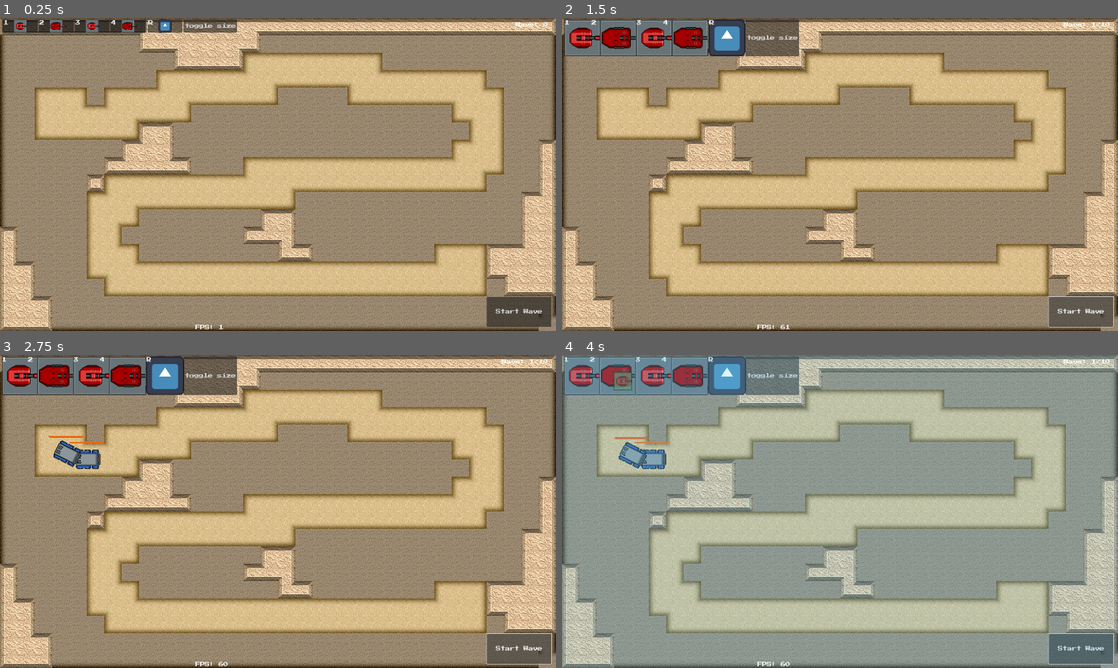
Above: before the commit, frames 1-4 (two rows, left to right).
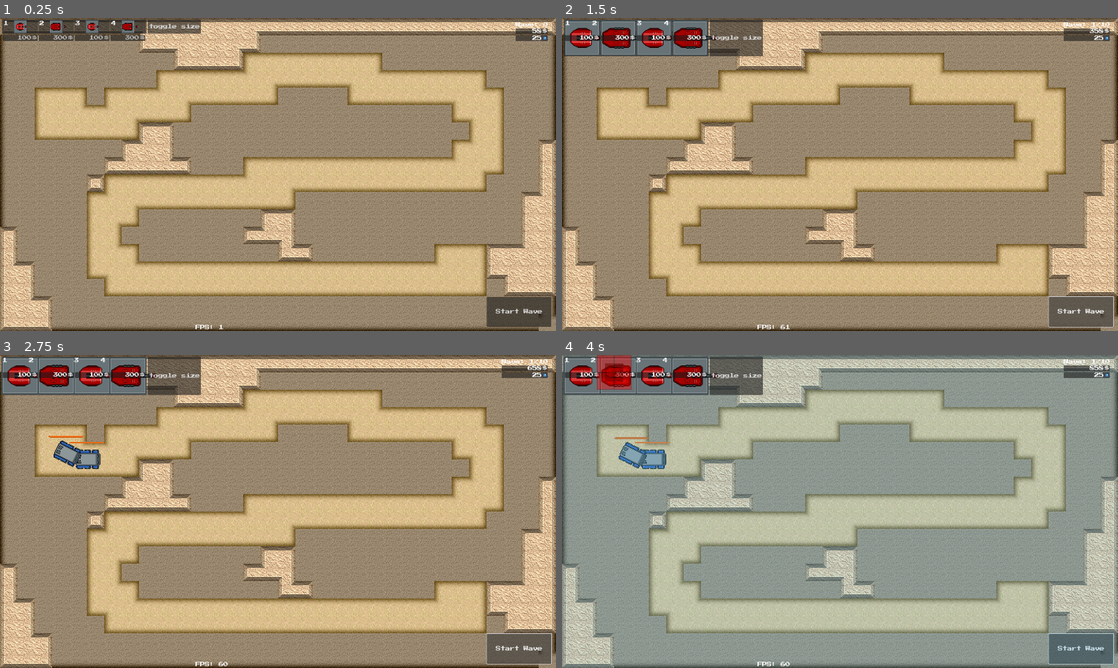
Above: after the commit, the same moments.

Repository: JimmyLoar/Towers-11-G4
Game: Godot game, scene res://game/scenes/defence/defence.tscn
The game is run twice, just before and just after one commit, with the same random seed, the same clock (stepped at 60 frames per second) and the same inputs. The engine's default icon, where the game draws it, is replaced by a stand-in: a white triangle on a blue panel in a dark square.
Inputs (mouse positions are in pixels of both pictures, inside the frame that each line leads up to):
- Up to frame 1 (0.25 s): no input
- Up to frame 2 (1.5 s): click "toggle size" at 0.5 s; click "Start Wave" at 1.25 s
- Up to frame 3 (2.75 s): click "Start Wave" at 2 s
- Up to frame 4 (4 s): click (584, 376) at 2.75 s; click (617, 376) at 3.5 s

The runs differ from the first frame. In frame 1, 1.6% of the frame differs, in the area x 0-99%, y 0-8%; in frame 2, 2.9%; in frame 3, 3.0%; in frame 4, 5.3%, in the area x 0-99%, y 0-13%.

Commit message:
currency update

Diff:
--- a/game/classes/game_resources.gd
+++ b/game/classes/game_resources.gd
@@ -2,6 +2,7 @@
 extends Resource
 
 @export_placeholder("Empty Game Resorce") var _name: String = ""
+@export_placeholder("Preffix") var text_preffix := "$"
 @export_multiline var discription := ""
 @export var icon: Texture
 
--- /dev/null
+++ b/game/database/game_resources/information_data.tres
@@ -0,0 +1,11 @@
+[gd_resource type="Resource" script_class="GameResource" load_steps=3 format=3 uid="uid://bshn34c3v0bfg"]
+
+[ext_resource type="Script" path="res://game/classes/game_resources.gd" id="1_l7r66"]
+[ext_resource type="Texture2D" uid="uid://dw4asl67s2250" path="res://icon.svg" id="1_rvwkx"]
+
+[resource]
+script = ExtResource("1_l7r66")
+_name = "Information"
+text_preffix = " "
+discription = ""
+icon = ExtResource("1_rvwkx")
--- /dev/null
+++ b/game/database/game_resources/player_life.tres
@@ -0,0 +1,12 @@
+[gd_resource type="Resource" script_class="GameResource" load_steps=3 format=3 uid="uid://cy27hxndon86q"]
+
+[ext_resource type="Texture2D" uid="uid://dw4asl67s2250" path="res://icon.svg" id="1_8oeoy"]
+[ext_resource type="Script" path="res://game/classes/game_resources.gd" id="1_pidj4"]
+
+[resource]
+script = ExtResource("1_pidj4")
+_name = "Life"
+text_preffix = " "
+discription = "
+"
+icon = ExtResource("1_8oeoy")
--- a/game/database/tower_upgrades/test/00_main.tres
+++ b/game/database/tower_upgrades/test/00_main.tres
@@ -10,6 +10,7 @@
 discription = ""
 weapon = ExtResource("2_6oxpt")
 projectile = ExtResource("1_63yuw")
+prise = 0
 stat_base_damage = 1
 stat_base_range = 5.0
 stat_base_firerate = 1.0
--- a/game/database/towers/001_test_2.tscn
+++ b/game/database/towers/001_test_2.tscn
@@ -11,6 +11,7 @@
 
 [node name="TowerBody" instance=ExtResource("1_sxwyf")]
 object_name = "Test Tower 2"
+build_prise = 300
 main_icon = ExtResource("2_keusm")
 structure = SubResource("Resource_fsab4")
 _upgrade_main = ExtResource("4_da10q")
--- a/game/resources/theme/main_theme.tres
+++ b/game/resources/theme/main_theme.tres
@@ -12,8 +12,34 @@
 grow_end = 2.0
 thickness = 2
 
+[sub_resource type="StyleBoxFlat" id="StyleBoxFlat_otv4o"]
+content_margin_left = 0.0
+content_margin_top = 0.0
+content_margin_right = 0.0
+content_margin_bottom = 0.0
+bg_color = Color(0.1, 0.1, 0.1, 0.6)
+corner_radius_top_left = 3
+corner_radius_top_right = 3
+corner_radius_bottom_right = 3
+corner_radius_bottom_left = 3
+corner_detail = 5
+
+[sub_resource type="StyleBoxFlat" id="StyleBoxFlat_eyc47"]
+content_margin_left = 2.0
+content_margin_top = 2.0
+content_margin_right = 2.0
+content_margin_bottom = 2.0
+bg_color = Color(0.1, 0.1, 0.1, 0.6)
+corner_radius_top_left = 3
+corner_radius_top_right = 3
+corner_radius_bottom_right = 3
+corner_radius_bottom_left = 3
+corner_detail = 5
+
 [resource]
 default_font = ExtResource("1_rb7yf")
 default_font_size = 16
 HSeparator/constants/separation = -6
 HSeparator/styles/separator = SubResource("StyleBoxLine_wgmug")
+Panel/styles/panel = SubResource("StyleBoxFlat_otv4o")
+PanelContainer/styles/panel = SubResource("StyleBoxFlat_eyc47")
--- a/game/scenes/defence/defence.gd
+++ b/game/scenes/defence/defence.gd
@@ -20,6 +20,7 @@
 	self.add_child(active_object)
 	active_object.modulate = Color(1, 1, 1, 0)
 	init_level()
+	GlobalData.set_resource_value(GlobalData.ResourcesType.PLAYER_LIFE, 25)
 
 
 func init_level():
--- a/game/scenes/defence/ui/tower_information/tower_information_display.tscn
+++ b/game/scenes/defence/ui/tower_information/tower_information_display.tscn
@@ -8,7 +8,7 @@
 
 [node name="InformationDisplay" type="PanelContainer"]
 clip_contents = true
-custom_minimum_size = Vector2(400, 960)
+custom_minimum_size = Vector2(400, 900)
 anchors_preset = 4
 anchor_top = 0.5
 anchor_bottom = 0.5
@@ -17,14 +17,13 @@
 offset_right = 409.0
 offset_bottom = 530.0
 grow_vertical = 2
-size_flags_horizontal = 0
+size_flags_horizontal = 3
+size_flags_vertical = 3
 script = ExtResource("1_tbxkw")
 
 [node name="VBoxContainer" type="VBoxContainer" parent="."]
-custom_minimum_size = Vector2(390, 1000)
+custom_minimum_size = Vector2(390, 0)
 layout_mode = 2
-size_flags_horizontal = 4
-size_flags_vertical = 4
 theme_override_constants/separation = 6
 
 [node name="NameLabel" type="Label" parent="VBoxContainer"]
--- a/game/scenes/defence/ui/tower_selecter/selecter_item.gd
+++ b/game/scenes/defence/ui/tower_selecter/selecter_item.gd
@@ -1,12 +1,12 @@
 extends Button
 
-@export var test_prise := 10
+@export var prise := 10
 @export var texture_file : Texture
 
 @onready var icon_texture: TextureRect = $VBoxContainer/IconTexture
 @onready var num_indicate: Label = $VBoxContainer/IconTexture/NumIndicate
-@onready var prise_label: Label = $VBoxContainer/Prise
 
+@onready var resource_display: PanelContainer = $ResourceDisplay
 
 
 func _init():
@@ -25,7 +25,24 @@
 	self.shortcut = Shortcut.new()
 	self.shortcut.events.append(event)
 
+	EventBus.ui_resource_value_changed.connect(check_on_enough_value)
+
 
 
 func _update(tower: TowerBody):
 	icon_texture.texture = tower.get_icon()
+
+
+func set_prise(value):
+	prise = value
+	resource_display.set_prise(prise)
+
+
+func check_on_enough_value(type, check):
+	if prise > check:
+		self.disabled = true
+		resource_display.modulate = Color.GRAY
+
+	else:
+		self.disabled = false
+		resource_display.modulate = Color.WHITE
--- a/game/scenes/defence/ui/tower_selecter/selecter_item.tscn
+++ b/game/scenes/defence/ui/tower_selecter/selecter_item.tscn
@@ -1,8 +1,9 @@
-[gd_scene load_steps=6 format=3 uid="uid://d3ad5fq0ih4y4"]
+[gd_scene load_steps=7 format=3 uid="uid://d3ad5fq0ih4y4"]
 
 [ext_resource type="Script" path="res://game/scenes/defence/ui/tower_selecter/selecter_item.gd" id="1_uivdh"]
 [ext_resource type="Texture2D" uid="uid://dw4asl67s2250" path="res://icon.svg" id="1_xxxa8"]
 [ext_resource type="FontFile" uid="uid://v76f8dvtdpqj" path="res://assets/fonts/press_start_2p-regular.ttf" id="2_u1xt2"]
+[ext_resource type="PackedScene" uid="uid://ddtr5rv7asbxy" path="res://game/scenes/ui/resources display/resources_display.tscn" id="4_pmvkn"]
 
 [sub_resource type="InputEventKey" id="InputEventKey_jonyb"]
 keycode = 52
@@ -12,7 +13,7 @@
 
 [node name="SelecterItem" type="Button"]
 custom_minimum_size = Vector2(120, 44)
-offset_right = 40.0
+offset_right = 120.0
 offset_bottom = 44.0
 size_flags_horizontal = 3
 focus_mode = 0
@@ -21,7 +22,8 @@
 script = ExtResource("1_uivdh")
 
 [node name="VBoxContainer" type="VBoxContainer" parent="."]
-layout_mode = 0
+layout_mode = 1
+anchors_preset = 15
 anchor_right = 1.0
 anchor_bottom = 1.0
 grow_horizontal = 2
@@ -44,16 +46,29 @@
 layout_mode = 0
 offset_left = 2.0
 offset_top = 3.0
-offset_right = 42.0
+offset_right = 37.0
 offset_bottom = 19.0
 
-[node name="Prise" type="Label" parent="VBoxContainer"]
+[node name="Prise" type="Label" parent="VBoxContainer/IconTexture"]
 visible = false
 layout_mode = 2
+offset_top = 28.0
+offset_right = 120.0
+offset_bottom = 44.0
 theme_override_colors/font_outline_color = Color(0, 0, 0, 1)
 theme_override_constants/outline_size = 1
 theme_override_fonts/font = ExtResource("2_u1xt2")
 theme_override_font_sizes/font_size = 13
-text = "$99999999"
-horizontal_alignment = 1
+text = "9999"
+horizontal_alignment = 2
 vertical_alignment = 1
+
+[node name="ResourceDisplay" parent="." instance=ExtResource("4_pmvkn")]
+layout_mode = 2
+anchors_preset = 0
+anchor_right = 0.0
+anchor_bottom = 0.0
+offset_top = 51.0
+offset_right = 120.0
+offset_bottom = 71.0
+mouse_filter = 2
--- a/game/scenes/defence/ui/tower_selecter/tower_selecter.gd
+++ b/game/scenes/defence/ui/tower_selecter/tower_selecter.gd
@@ -51,6 +51,9 @@
 		if not child.is_connected("pressed", Callable(self, "_pressed_button")):
 			child.pressed.connect(_pressed_button.bind(child.get_index()))
 
+		var tower_index = GlobalData.towers_selected[child.get_index()]
+		var tower: TowerBody = Towers.get_instanced_object(tower_index)
+		child.set_prise(tower.build_prise)
 
 
 func _pressed_button(index):
@@ -61,7 +64,6 @@
 	emit_signal("tower_selected", send_value)
 
 
-
 func _on_toggle_button_pressed() -> void:
 	var tween = create_tween()
 	var final_size = Vector2(self.size.x, self.size.y)
--- a/game/scenes/defence/ui/tower_selecter/tower_selecter.tscn
+++ b/game/scenes/defence/ui/tower_selecter/tower_selecter.tscn
@@ -1,16 +1,8 @@
-[gd_scene load_steps=8 format=3 uid="uid://i17tol7rfss4"]
+[gd_scene load_steps=4 format=3 uid="uid://i17tol7rfss4"]
 
 [ext_resource type="PackedScene" uid="uid://d3ad5fq0ih4y4" path="res://game/scenes/defence/ui/tower_selecter/selecter_item.tscn" id="1_j375g"]
 [ext_resource type="Script" path="res://game/scenes/defence/ui/tower_selecter/tower_selecter.gd" id="1_kqvum"]
 [ext_resource type="Texture2D" uid="uid://dw4asl67s2250" path="res://icon.svg" id="3_e33mn"]
-
-[sub_resource type="ButtonGroup" id="ButtonGroup_vnuw7"]
-
-[sub_resource type="ButtonGroup" id="ButtonGroup_cr1th"]
-
-[sub_resource type="ButtonGroup" id="ButtonGroup_m1pt3"]
-
-[sub_resource type="ButtonGroup" id="ButtonGroup_ssprq"]
 
 [node name="TowerSelecter" type="HBoxContainer"]
 offset_left = 6.0
@@ -28,7 +20,6 @@
 mouse_filter = 2
 
 [node name="BuildButtons" type="HBoxContainer" parent="BG"]
-clip_contents = true
 custom_minimum_size = Vector2(492, 44)
 layout_mode = 2
 size_flags_horizontal = 4
@@ -37,21 +28,18 @@
 
 [node name="SelecterItem" parent="BG/BuildButtons" instance=ExtResource("1_j375g")]
 layout_mode = 2
-button_group = SubResource("ButtonGroup_vnuw7")
 
 [node name="SelecterItem2" parent="BG/BuildButtons" instance=ExtResource("1_j375g")]
 layout_mode = 2
-button_group = SubResource("ButtonGroup_cr1th")
 
 [node name="SelecterItem3" parent="BG/BuildButtons" instance=ExtResource("1_j375g")]
 layout_mode = 2
-button_group = SubResource("ButtonGroup_m1pt3")
 
 [node name="SelecterItem4" parent="BG/BuildButtons" instance=ExtResource("1_j375g")]
 layout_mode = 2
-button_group = SubResource("ButtonGroup_ssprq")
 
 [node name="ClearItem" type="Button" parent="."]
+visible = false
 modulate = Color(1, 1, 0.972549, 1)
 custom_minimum_size = Vector2(120, 44)
 layout_mode = 2
--- a/game/scenes/defence/ui/tower_upgrade/upgrade_item.gd
+++ b/game/scenes/defence/ui/tower_upgrade/upgrade_item.gd
@@ -1,17 +1,40 @@
 extends PanelContainer
 
 signal upgrade_selected(index)
+const key_indexs = [KEY_Q, KEY_W, KEY_E]
 
 var prise := 0
 
 @onready var label: Label = $HBoxContainer/Label
-@onready var button: Button = $HBoxContainer/Button
+@onready var button: Button = $HBoxContainer/VBox/Button
+@onready var resource_display: PanelContainer = $HBoxContainer/VBox/ResourceDisplay
+
+
+func _ready() -> void:
+	EventBus.ui_resource_value_changed.connect(check_on_enough_value)
 
 
 func _on_button_pressed() -> void:
+	GlobalData.change_resource_value(GlobalData.ResourcesType.MONEY, - prise)
 	emit_signal("upgrade_selected", self.get_index() - 1)
 
 
 func set_upgrade(upgrade: TowerUpgrade):
 	label.text = "%s" % upgrade.name
-	button.text = "$%s" % upgrade.prise
+	prise = upgrade.prise
+	resource_display.set_prise(prise)
+
+	var key_index = key_indexs[self.get_index() - 1]
+	button.text = "Buy [%s]" % char(key_index)
+	button.shortcut = Shortcut.new()
+	var input = InputEventKey.new()
+	input.keycode = key_index
+	button.shortcut.events.append(input)
+
+
+func check_on_enough_value(type, check):
+	if prise > check:
+		button.disabled = true
+
+	else:
+		button.disabled = false
--- a/game/scenes/defence/ui/tower_upgrade/upgrade_item.tscn
+++ b/game/scenes/defence/ui/tower_upgrade/upgrade_item.tscn
@@ -1,7 +1,8 @@
-[gd_scene load_steps=5 format=3 uid="uid://dc4l8xoctob6n"]
+[gd_scene load_steps=8 format=3 uid="uid://dc4l8xoctob6n"]
 
 [ext_resource type="Texture2D" uid="uid://dw4asl67s2250" path="res://icon.svg" id="1_pxvfn"]
 [ext_resource type="Script" path="res://game/scenes/defence/ui/tower_upgrade/upgrade_item.gd" id="1_x5yt0"]
+[ext_resource type="PackedScene" uid="uid://ddtr5rv7asbxy" path="res://game/scenes/ui/resources display/resources_display.tscn" id="3_1wa6q"]
 
 [sub_resource type="StyleBoxFlat" id="StyleBoxFlat_rmgl7"]
 bg_color = Color(0.733333, 0.733333, 0.733333, 0.407843)
@@ -23,6 +24,11 @@
 [sub_resource type="LabelSettings" id="LabelSettings_yl0sf"]
 outline_size = 2
 outline_color = Color(0, 0, 0, 1)
+
+[sub_resource type="InputEventKey" id="InputEventKey_qnh7s"]
+
+[sub_resource type="Shortcut" id="Shortcut_dnn87"]
+events = [SubResource("InputEventKey_qnh7s")]
 
 [node name="UpgradeItem" type="PanelContainer"]
 offset_right = 339.0
@@ -51,10 +57,17 @@
 vertical_alignment = 1
 autowrap_mode = 2
 
-[node name="Button" type="Button" parent="HBoxContainer"]
+[node name="VBox" type="VBoxContainer" parent="HBoxContainer"]
+layout_mode = 2
+
+[node name="ResourceDisplay" parent="HBoxContainer/VBox" instance=ExtResource("3_1wa6q")]
+layout_mode = 2
+
+[node name="Button" type="Button" parent="HBoxContainer/VBox"]
 custom_minimum_size = Vector2(120, 36)
 layout_mode = 2
 size_flags_vertical = 4
-text = "300$"
+shortcut = SubResource("Shortcut_dnn87")
+text = "Buy [U]"
 
-[connection signal="pressed" from="HBoxContainer/Button" to="." method="_on_button_pressed"]
+[connection signal="pressed" from="HBoxContainer/VBox/Button" to="." method="_on_button_pressed"]
--- a/game/scenes/defence/ui/ui.gd
+++ b/game/scenes/defence/ui/ui.gd
@@ -76,11 +76,11 @@
 
 
 func _on_build_cursor_pressed(point_position: Vector2, rotate_side: int):
-	if _is_destroy:
-		emit_signal("tower_distroed", point_position)
+	var tower: TowerBody = Towers.get_instanced_object(selected_tower_index)
+	if _posibility_build and GlobalData.has_resource_value(GlobalData.ResourcesType.MONEY, tower.build_prise):
+		GlobalData.change_resource_value(GlobalData.ResourcesType.MONEY, - tower.build_prise)
+		emit_signal("tower_builded", selected_tower_index, point_position, rotate_side)
 
-	elif _posibility_build:
-		emit_signal("tower_builded", selected_tower_index, point_position, rotate_side)
 
 
 func _on_build_cursor_intersection_change(has_intersection) -> void:
--- a/game/scenes/defence/ui/ui.tscn
+++ b/game/scenes/defence/ui/ui.tscn
@@ -1,9 +1,10 @@
-[gd_scene load_steps=8 format=3 uid="uid://brka2gx5mpoju"]
+[gd_scene load_steps=9 format=3 uid="uid://brka2gx5mpoju"]
 
 [ext_resource type="Script" path="res://game/scenes/defence/ui/ui.gd" id="1_ho82q"]
 [ext_resource type="PackedScene" uid="uid://i17tol7rfss4" path="res://game/scenes/defence/ui/tower_selecter/tower_selecter.tscn" id="2_pghhm"]
 [ext_resource type="PackedScene" uid="uid://bxy0nxusf62dk" path="res://game/scenes/defence/ui/build_cursor.tscn" id="3_upu7a"]
 [ext_resource type="PackedScene" uid="uid://djvws5mhfk6gf" path="res://game/scenes/defence/ui/tower_information/tower_information_display.tscn" id="4_2as01"]
+[ext_resource type="PackedScene" uid="uid://ddtr5rv7asbxy" path="res://game/scenes/ui/resources display/resources_display.tscn" id="4_jgcov"]
 [ext_resource type="Script" path="res://game/scenes/defence/debug_ui.gd" id="5_hns6f"]
 
 [sub_resource type="GDScript" id="GDScript_6nd35"]
@@ -36,9 +37,6 @@
 [node name="UI" type="CanvasLayer"]
 script = ExtResource("1_ho82q")
 
-[node name="TowerSelecter" parent="." instance=ExtResource("2_pghhm")]
-offset_right = 818.0
-
 [node name="Background" type="ColorRect" parent="."]
 visible = false
 anchors_preset = 15
@@ -48,6 +46,9 @@
 grow_vertical = 2
 color = Color(1, 0.568627, 0.568627, 0.235294)
 script = SubResource("GDScript_6nd35")
+
+[node name="TowerSelecter" parent="." instance=ExtResource("2_pghhm")]
+offset_right = 818.0
 
 [node name="BuildCursor" parent="." instance=ExtResource("3_upu7a")]
 
@@ -67,12 +68,22 @@
 script = SubResource("GDScript_na1a7")
 
 [node name="Live" type="Label" parent="VBoxContainer"]
+visible = false
 layout_mode = 2
 
 [node name="Money" type="Label" parent="VBoxContainer"]
+visible = false
 layout_mode = 2
 
+[node name="Control" parent="VBoxContainer" instance=ExtResource("4_jgcov")]
+layout_mode = 2
+
+[node name="Control2" parent="VBoxContainer" instance=ExtResource("4_jgcov")]
+layout_mode = 2
+resource_type = 555
+
 [node name="InformationDisplay" parent="." instance=ExtResource("4_2as01")]
+offset_top = -456.0
 
 [node name="VBoxContainer2" type="VBoxContainer" parent="."]
 offset_left = 675.0
--- a/game/scenes/tower/cell_object.gd
+++ b/game/scenes/tower/cell_object.gd
@@ -24,6 +24,7 @@
 
 #@export_group("Ojbect", "object")
 @export_placeholder("Name") var object_name: String = ""
+@export_range(0, 100, 1, "or_greater") var build_prise = 100
 
 @export_group("Textures", "textures_")
 @export var main_icon : Texture
--- /dev/null
+++ b/game/scenes/ui/resources display/resources_display.gd
@@ -0,0 +1,46 @@
+extends PanelContainer
+
+@export var resource_type:  GlobalData.ResourcesType = GlobalData.ResourcesType.MONEY
+@export var prise := -1
+
+@onready var icon: TextureRect = $HBoxContainer/Icon
+@onready var preffix_label: Label = $HBoxContainer/Preffix
+@onready var value_label: Label = $HBoxContainer/Value
+
+
+func _ready() -> void:
+	update_data()
+	EventBus.ui_resource_value_changed.connect(_on_resource_amount_changed)
+
+
+func update_data(type: GlobalData.ResourcesType = resource_type) -> void:
+	var data: GameResource = GlobalData.RESOURCE_DATA[type]
+	icon.texture = data.icon
+	if not data.icon:
+		icon.visible = false
+		preffix_label.visible = true
+		preffix_label.text = data.text_preffix
+
+	else:
+		icon.visible = true
+		icon.texture = data.icon
+		preffix_label.visible = false
+
+	update_value(type)
+
+
+func update_value(type: GlobalData.ResourcesType = resource_type) -> void:
+	var value := GlobalData.get_resource_value(type)
+	value_label.text = "%s" % [value if prise < 0 else prise]
+
+
+func set_prise(value: int):
+	prise = value
+	update_value()
+
+
+func _on_resource_amount_changed(type, new_value):
+	if type != resource_type:
+		return
+
+	update_data(type)
--- /dev/null
+++ b/game/scenes/ui/resources display/resources_display.tscn
@@ -0,0 +1,43 @@
+[gd_scene load_steps=3 format=3 uid="uid://ddtr5rv7asbxy"]
+
+[ext_resource type="Script" path="res://game/scenes/ui/resources display/resources_display.gd" id="1_0d81j"]
+[ext_resource type="Texture2D" uid="uid://dw4asl67s2250" path="res://icon.svg" id="1_1srl6"]
+
+[node name="ResourceDisplay" type="PanelContainer"]
+anchors_preset = 15
+anchor_right = 1.0
+anchor_bottom = 1.0
+offset_right = -1910.0
+offset_bottom = -1057.0
+grow_horizontal = 2
+grow_vertical = 2
+script = ExtResource("1_0d81j")
+
+[node name="HBoxContainer" type="HBoxContainer" parent="."]
+layout_mode = 2
+mouse_filter = 2
+
+[node name="Value" type="Label" parent="HBoxContainer"]
+layout_mode = 2
+size_flags_horizontal = 3
+size_flags_vertical = 1
+horizontal_alignment = 2
+vertical_alignment = 1
+
+[node name="Preffix" type="Label" parent="HBoxContainer"]
+layout_mode = 2
+vertical_alignment = 1
+
+[node name="Icon" type="TextureRect" parent="HBoxContainer"]
+visible = false
+custom_minimum_size = Vector2(2.245, 0)
+layout_mode = 2
+mouse_filter = 2
+texture = ExtResource("1_1srl6")
+expand_mode = 3
+stretch_mode = 6
+
+[node name="Panel" type="Panel" parent="."]
+visible = false
+layout_mode = 2
+mouse_filter = 2
--- a/game/singletones/global_data.gd
+++ b/game/singletones/global_data.gd
@@ -9,25 +9,38 @@
 var towers_selected: Array = [0, 1, 0, 1] #tower indexs
 
 
-enum ResourcesType{MONEY = 100, INFORMATION = 128}
+enum ResourcesType{MONEY = 100, INFORMATION = 128, PLAYER_LIFE = 555}
 const RESOURCE_DATA = {
 	ResourcesType.MONEY: preload("res://game/database/game_resources/money_data.tres"),
+	ResourcesType.INFORMATION: preload("res://game/database/game_resources/information_data.tres"),
+	ResourcesType.PLAYER_LIFE: preload("res://game/database/game_resources/player_life.tres"),
 }
 var _resource_value := Dictionary()
 
 
-func get_resource_value(resouce_type: GlobalData.ResourcesType) -> int:
-	if _resource_value.has(resouce_type):
-		return _resource_value[resouce_type]
+func _physics_process(delta: float) -> void:
+	var type = ResourcesType.MONEY
+	change_resource_value(type, 2)
+
+
+func get_resource_value(resource_type: GlobalData.ResourcesType) -> int:
+	if _resource_value.has(resource_type):
+		return _resource_value[resource_type]
 	return 0
 
 
-func change_resource_value(resouce_type: GlobalData.ResourcesType, on_value: int) -> void:
+func set_resource_value(type: ResourcesType, value):
+	_resource_value[type] = float(value)
+	EventBus.emit_signal("ui_resource_value_changed", type, value)
+
+
+func change_resource_value(resouce_type: GlobalData.ResourcesType, on_value: float) -> void:
 	if _resource_value.has(resouce_type):
 		_resource_value[resouce_type] += on_value
-	else:
-		_resource_value[resouce_type] = on_value
-	EventBus.emit_signal("ui_resource_value_changed", resouce_type, _resource_value[resouce_type])
+		EventBus.emit_signal("ui_resource_value_changed", resouce_type, _resource_value[resouce_type])
+		return
+
+	set_resource_value(resouce_type, on_value)
 
 
 func has_resource_value(type: ResourcesType, check_value: int, is_decrese := false):
--- /dev/null
+++ b/game/test/menu_button.tscn
@@ -0,0 +1,14 @@
+[gd_scene format=3 uid="uid://1ywh388c8at"]
+
+[node name="MenuButton" type="MenuButton"]
+offset_right = 47.0
+offset_bottom = 8.0
+text = "sdasdd"
+switch_on_hover = true
+item_count = 3
+popup/item_0/text = "ssss"
+popup/item_0/id = 0
+popup/item_1/text = "ssw2"
+popup/item_1/id = 1
+popup/item_2/text = "123"
+popup/item_2/id = 2
Not shown: 1 places in game/resources/theme/main_theme.tres that only renumber resources
